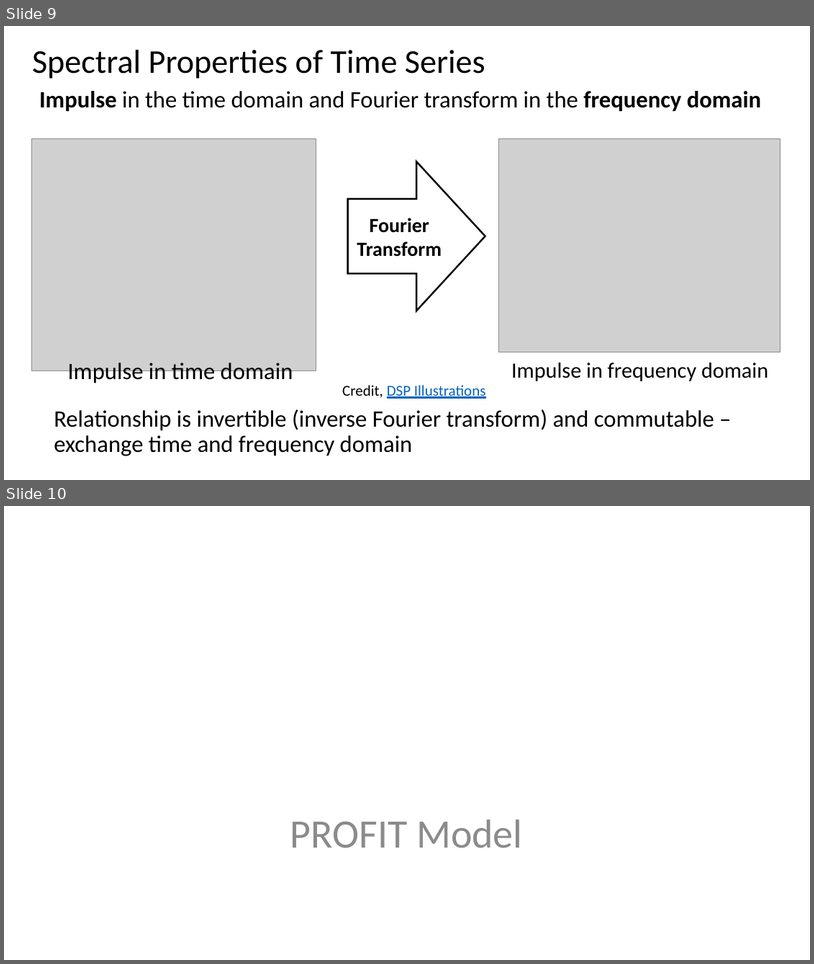
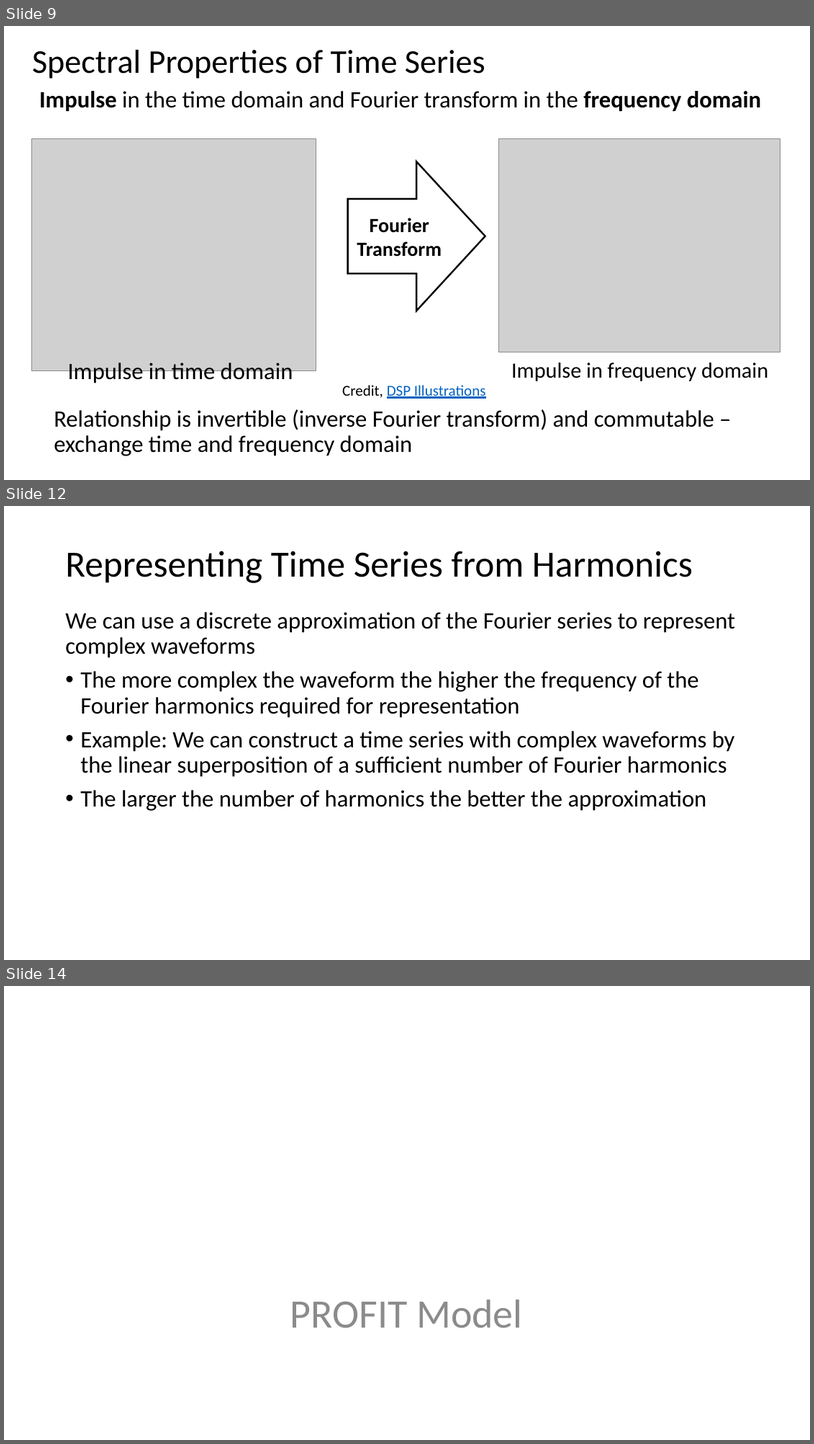
Before and after one commit to StephenElston/CSCI-E-83, a slide deck: LectureSlides/14_ComplexTimeSeries.pptx. Shown one above the other, each under a label of ours: slides 9 and 10 before the commit, slides 9, 12 and 14 after it; the slides between them are not shown. The pictures are 814x964 and 814x1444 pixels, drawn with LibreOffice and Linux fonts; fonts in the diff are those of the drawing; grey boxes stand for pictures. Boxes give left, top, right and bottom in pixels: in the first picture for what was removed or moved away, otherwise in the second. Text is boxed around its words. In the diff, an @@ line names an element or a change of style, - is before the commit and + after.

Commit message:
Added example slides and slides on anomaly detection

```diff
--- a/LectureSlides/14_ComplexTimeSeries.pptx
+++ b/LectureSlides/14_ComplexTimeSeries.pptx
@@ slide 12 added at [4, 506, 810, 960], background #FFFFFF @@
@@ title added at [65, 551, 693, 583], 44 pt, text #000000 @@
+Representing Time Series from Harmonics
@@ text added at [65, 612, 736, 811], 28 pt, text #000000 @@
+We can use a discrete approximation of the Fourier series to represent complex waveforms
+• The more complex the waveform the higher the frequency of the Fourier harmonics required for representation
+• Example: We can construct a time series with complex waveforms by the linear superposition of a sufficient number of Fourier harmonics
+• The larger the number of harmonics the better the approximation
@@ what was slide 10 is now slide 14 @@
```
Also in this commit, not shown: 4 slides changed, 6 other slides added.
